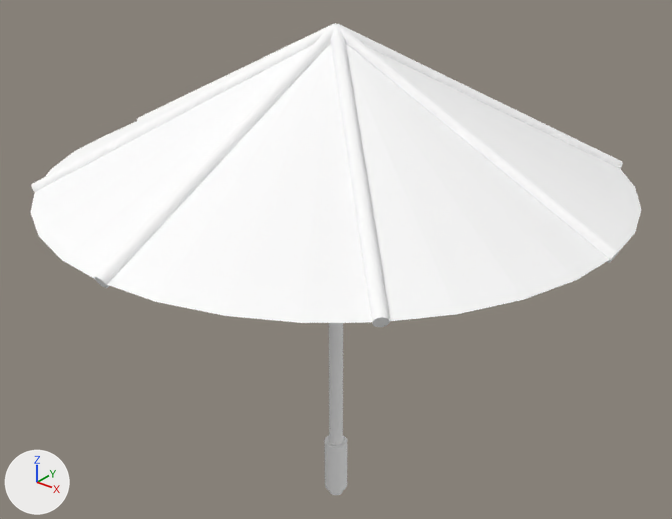
The glTF model godot/models/held_umbrella_open.glb: old version first, new version second.
Both versions are drawn from a camera (50 mm lens) standing at (1.12, -1.4, 1.372) and looking at (-0.015, 0.019, 0.492). The lights are fixed; the arrows at lower left show +X, +Y and +Z. The picture after the commit comes second. Where no turn or scale is listed for an object, it has been applied to the vertices. Vertices at exactly the same position are counted once.

The first picture shows 'canopy', 'handle', 'rib', 'rib.001', 'rib.002', 'rib.003', 'rib.004', 'rib.007', 'shaft'.
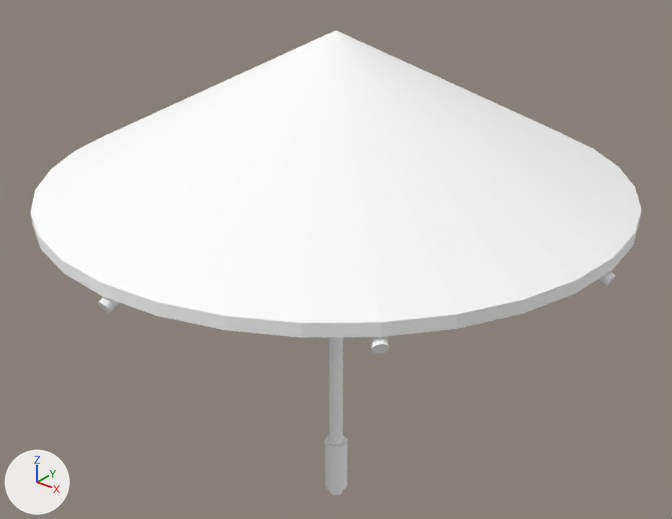
Where the newer file only moved an object's origin or applied its transform, the numbers keep the older frame.

Boxes [x1, y1, x2, y2] around the edits, measured in the pictures (672 x 519 px):
'canopy', reshaped (10% taller): before [31, 43, 641, 323]; after [31, 30, 641, 338]
'rib.001', moved: before [331, 25, 390, 327]; after [370, 336, 389, 354]
'rib.002', moved: before [95, 25, 335, 288]; after [98, 297, 120, 313]
'rib', moved: before [338, 24, 619, 263]; after [598, 271, 616, 287]
'rib.003', moved (not visible afterwards): before [31, 24, 333, 193]
'rib.007', moved (not visible afterwards): before [339, 24, 623, 169]
'rib.004', moved (not visible afterwards): before [137, 24, 335, 121]
part 1 of me_canopy, built on: after [31, 213, 641, 338]

Patch to the scene script:
```diff
--- a/godot/models/held_umbrella_open.glb.py
+++ b/godot/models/held_umbrella_open.glb.py
@@ me_canopy @@
 # used by ob_canopy; location = (0.0, 0.0, 0.84)
-me_canopy.from_pydata(...)  # 33 vertices, 62 faces; spans x -0.6..0.6, y -0.6..0.6, z -0.15..0.15
+me_canopy.from_pydata(...)  # 66 vertices, 128 faces; spans x -0.6..0.6, y -0.6..0.6, z -0.175..0.15
+# me_canopy part 1
+# 30 faces are deleted
+# 1 vertex is added at (0.0, 0.0, 0.125)
+# 32 new vertices lie (0.0, 0.0, -0.025) away from vertices in x -0.6..0.6, y -0.6..0.6, z -0.15
+# 96 new faces join them
 me_canopy.materials.append(mat_fabric)
@@ ob_rib @@
 ob_rib = bpy.data.objects.new('rib', me_rib)
-ob_rib.location = (0.3, 0.0, 0.84)
+ob_rib.location = (0.3, 0.0, 0.794)
@@ ob_rib_001 @@
 ob_rib_001 = bpy.data.objects.new('rib.001', me_rib_001)
-ob_rib_001.location = (0.212, -0.212, 0.84)
+ob_rib_001.location = (0.212, -0.212, 0.794)
@@ ob_rib_002 @@
 ob_rib_002 = bpy.data.objects.new('rib.002', me_rib_002)
-ob_rib_002.location = (0.0, -0.3, 0.84)
+ob_rib_002.location = (0.0, -0.3, 0.794)
@@ ob_rib_003 @@
 ob_rib_003 = bpy.data.objects.new('rib.003', me_rib_003)
-ob_rib_003.location = (-0.212, -0.212, 0.84)
+ob_rib_003.location = (-0.212, -0.212, 0.794)
@@ ob_rib_004 @@
 ob_rib_004 = bpy.data.objects.new('rib.004', me_rib_004)
-ob_rib_004.location = (-0.3, 0.0, 0.84)
+ob_rib_004.location = (-0.3, 0.0, 0.794)
@@ ob_rib_007 @@
 ob_rib_007 = bpy.data.objects.new('rib.007', me_rib_007)
-ob_rib_007.location = (0.212, 0.212, 0.84)
+ob_rib_007.location = (0.212, 0.212, 0.794)
```
